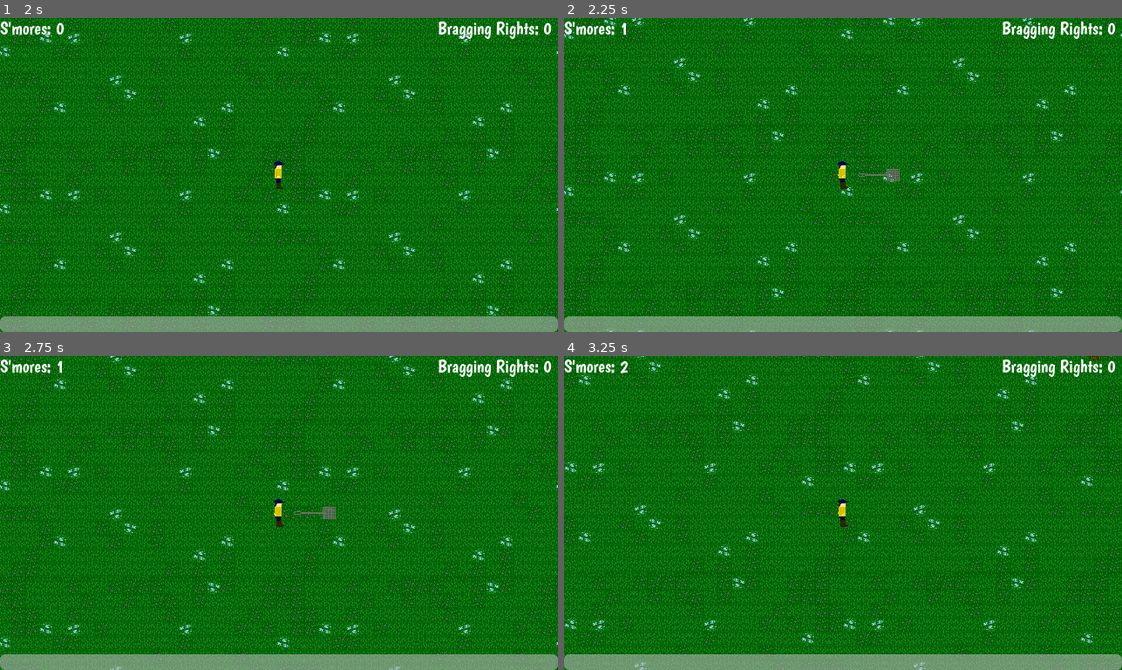
Above: before the commit, frames 1-4 (two rows, left to right).
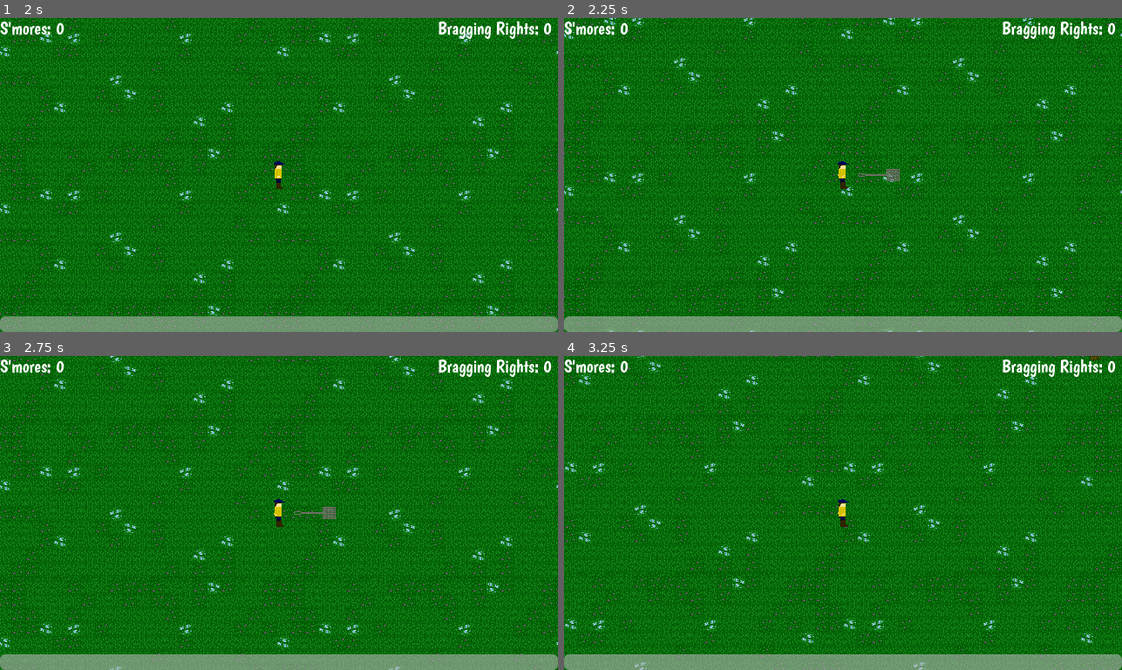
Above: after the commit, the same moments.

Repository: the-g-force/happy-camper
Game: Godot game, scene res://menu/splashscreen.tscn
Same seed, same stepped clock (60 frames per second), same inputs: the game is played once before the commit and once after it.
Inputs:
- Up to frame 1 (2 s): tap Enter at 0.5 s; hold Right (right) 0.53-1.25 s; tap ` (gain_smore, bound only before the commit) at 0.6 s; click "Play the Game" at 1.25 s
- Up to frame 2 (2.25 s): tap Space at 2 s; hold Down (down) from 2.03 s (still down); tap ` (gain_smore, bound only before the commit) at 2.1 s
- Up to frame 3 (2.75 s): keep holding Down (down)
- Up to frame 4 (3.25 s): release Down (down) at 2.78 s; hold Right (right) from 2.78 s (still down); tap ` (gain_smore, bound only before the commit) at 2.85 s

Frame 1 is identical in both runs. In frame 2, less than 0.1% of the frame differs, in the area x 10-12%, y 1-6%; in frame 3, less than 0.1%; in frame 4, less than 0.1%.

Commit message:
Remove debug keys

Diff:
--- a/project/project.godot
+++ b/project/project.godot
@@ -52,11 +52,6 @@
 , Object(InputEventKey,"resource_local_to_scene":false,"resource_name":"","device":-1,"window_id":0,"alt_pressed":false …(183 unchanged characters)…
 ]
 }
-gain_smore={
-"deadzone": 0.5,
-"events": [Object(InputEventKey,"resource_local_to_scene":false,"resource_name":"","device":-1,"window_id":0,"alt_pressed":false,"shift_pressed":false,"ctrl_pressed":false,"meta_pressed":false,"pressed":false,"keycode":0,"physical_keycode":96,"key_label":0,"unicode":96,"location":0,"echo":false,"script":null)
-]
-}
 
 [layer_names]
 
--- a/project/world.gd
+++ b/project/world.gd
@@ -26,12 +26,6 @@
 	# Randomize the sequence of weapons that are available.
 	_weapon_sequence.assign(WEAPONS)
 	_weapon_sequence.shuffle()
-
-
-func _process(_delta: float) -> void:
-	# Debug keys!
-	if Input.is_action_just_pressed("gain_smore"):
-		_player.smores += 1
 
 
 func _select_new_weapon() -> void:
